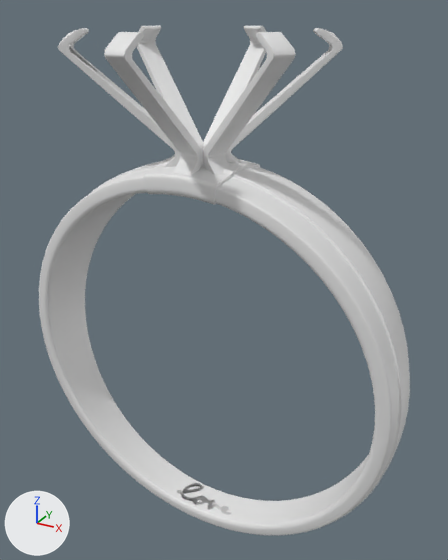
One commit to the FBX model data/model/diamond-ring.fbx: the scene before it, then after it.
One viewpoint serves both versions: a 50 mm camera at (1.31, -2.21, 2.49) aimed at (0.05, 0.09, 1.34). The axes (+X, +Y, +Z) are drawn at lower left. The lights are the same throughout. Where no turn or scale is listed for an object, it has been applied to the vertices.

The first picture shows 'model:diamond-ring'.
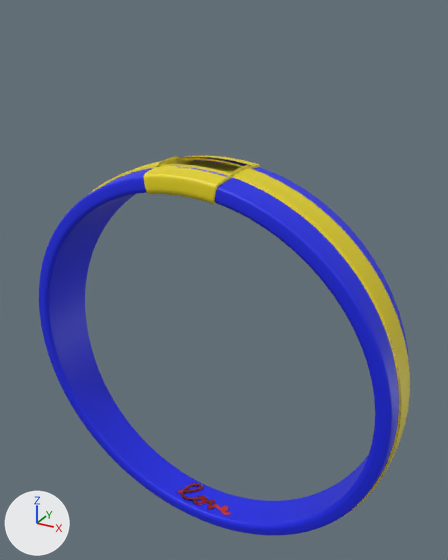
The change, as a list of edits to the scene's bpy script:
```text
Change mat_blinn3sg:
    mat_blinn3sg.base_color: (0.8, 0.8, 0.8) -> (0.8, 0.663, 0.00876)  # white #e7e7e7 -> yellow #e7d517
Change mat_phong3sg:
    mat_phong3sg.base_color: (0.8, 0.8, 0.8) -> (0.00833, 0.0185, 0.8)  # white #e7e7e7 -> blue #1725e7
Change mat_blinn4sg:
    mat_blinn4sg.base_color: (0.8, 0.8, 0.8) -> (0.8, 0.0518, 0.0429)  # white #e7e7e7 -> red #e7403a
Change me_ring:
    used by ob_model_diamond_ring
    remove me_ring.from_pydata(...)  # 7931 vertices, 8712 faces; spans x -0.95..0.95, y -0.54..0.54, z 0.0..2.41
    add me_ring.from_pydata(...)  # 6718 vertices, 7400 faces; spans x -0.95..0.95, y -0.2..0.2, z 0.0..1.9
    me_ring part 1: 11 loose pieces with 1157 vertices, spanning x -0.49..0.49, y -0.54..0.54, z 1.87..2.41, are deleted
    me_ring part 2
    56 vertices are removed from x -0.17..0.17, y -0.08..0.09, z 1.89..1.91
    95 faces are deleted
    15 new faces join them, mat_blinn3sg (yellow #e7d517)
    remove me_ring.materials.append(mat_blinn1sg)  # white #e7e7e7
```

What differs and where, as boxes (x1, y1, x2, y2) in the pictures (448 x 560 px):
'model:diamond-ring', recoloured, reshaped (white to blue, 26% shorter): before (39, 25, 410, 535); after (39, 156, 410, 535)
part 1 of me_ring, deleted: before (58, 25, 343, 175)
part 2 of me_ring, cut back: before (157, 158, 251, 177); after (158, 156, 244, 176)
